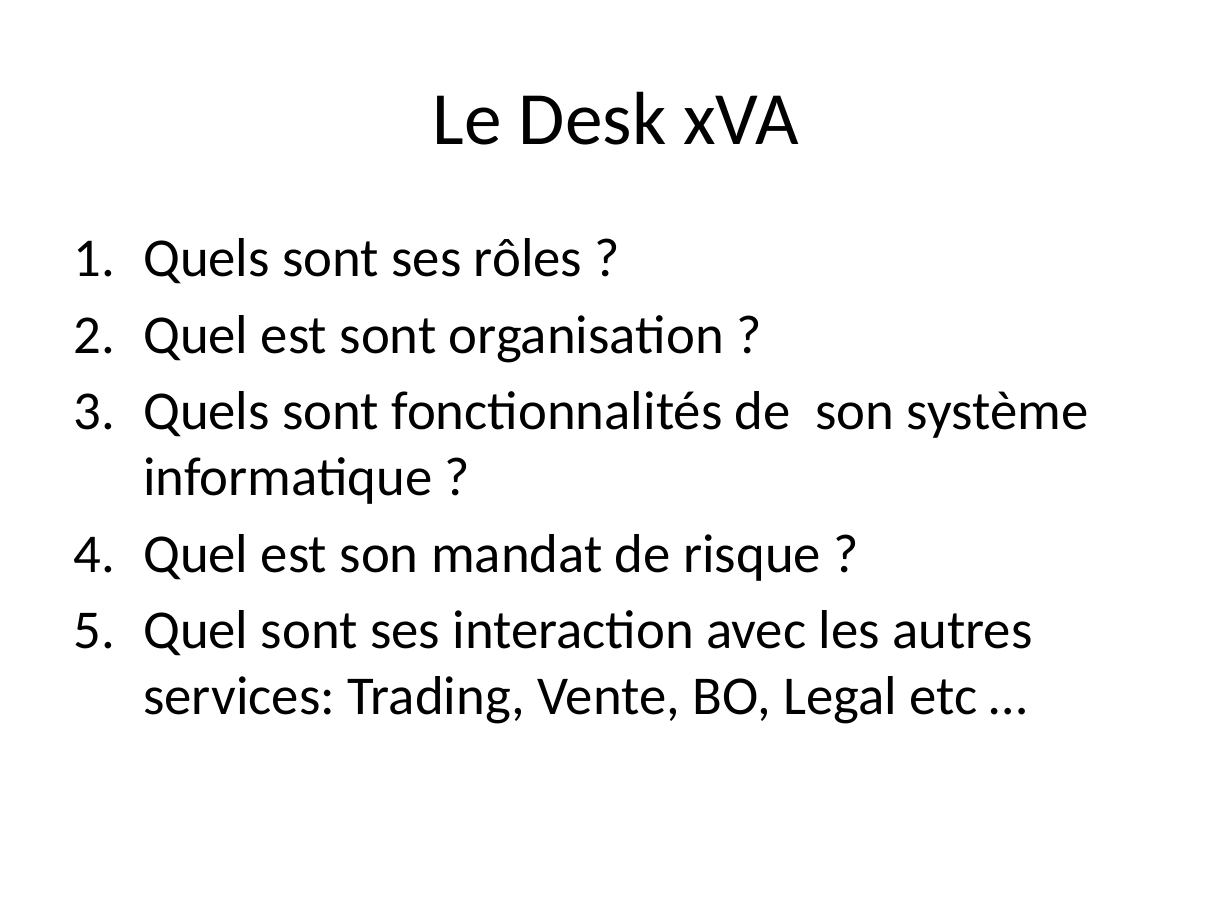
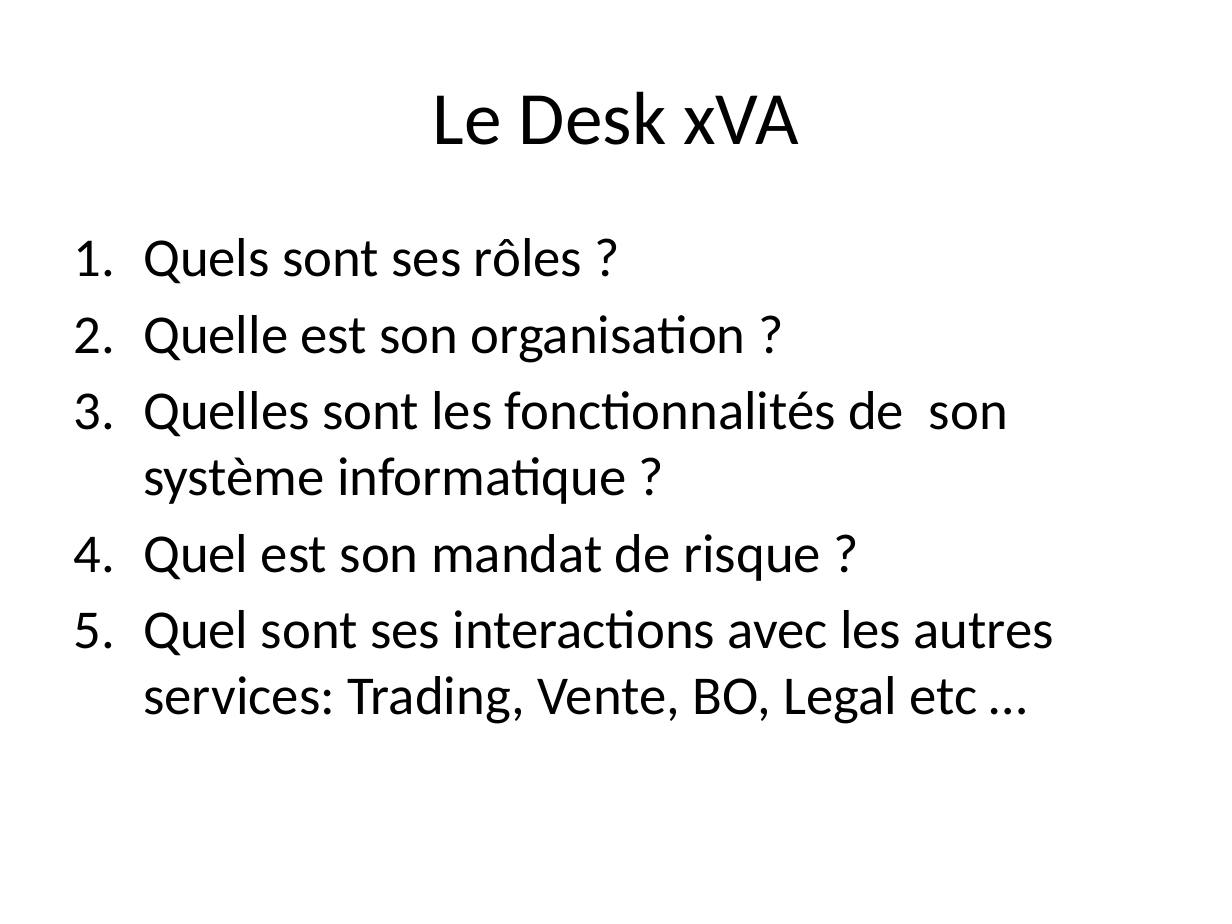
Before and after one commit to rguillemot/Formation_Finance, a slide deck: slide 26 of CVA/CVA.pptx. Drawn at 1232x924 pixels with LibreOffice and Linux fonts; fonts in the diff are those of the drawing. Boxes give left, top, right and bottom in pixels: in the first picture for what was removed or moved away, otherwise in the second. Text is boxed around its words. In the diff, an @@ line names an element or a change of style, - is before the commit and + after.

```diff
--- a/CVA/CVA.pptx
+++ b/CVA/CVA.pptx
@@ text at box(143, 315, 1008, 504): text changed @@
-2. Quel est sont organisation ?
-3. Quels sont fonctionnalités de son système informatique ?
+2. Quelle est son organisation ?
+3. Quelles sont les fonctionnalités de son système informatique ?
@@ text at box(143, 610, 1054, 724): text changed @@
-5. Quel sont ses interaction avec les autres services: Trading, Vente, BO, Legal etc …
+5. Quel sont ses interactions avec les autres services: Trading, Vente, BO, Legal etc …
```
Also in this commit, not shown: 1 other slide changed, 11 other files.
